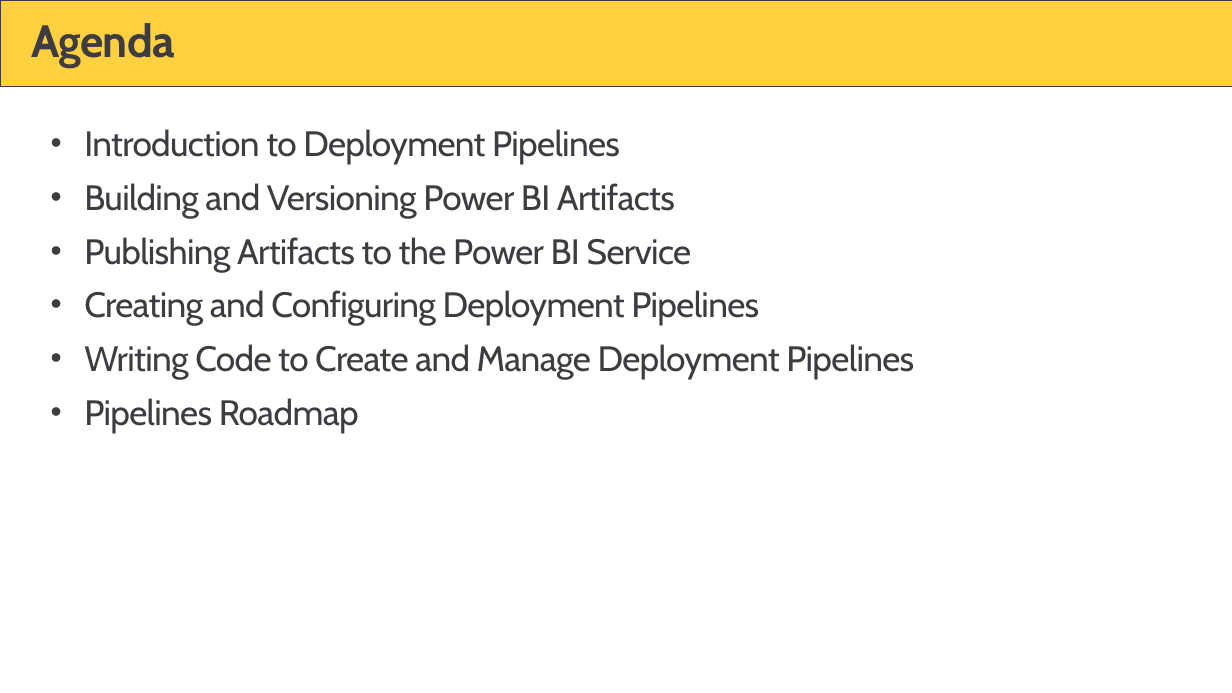
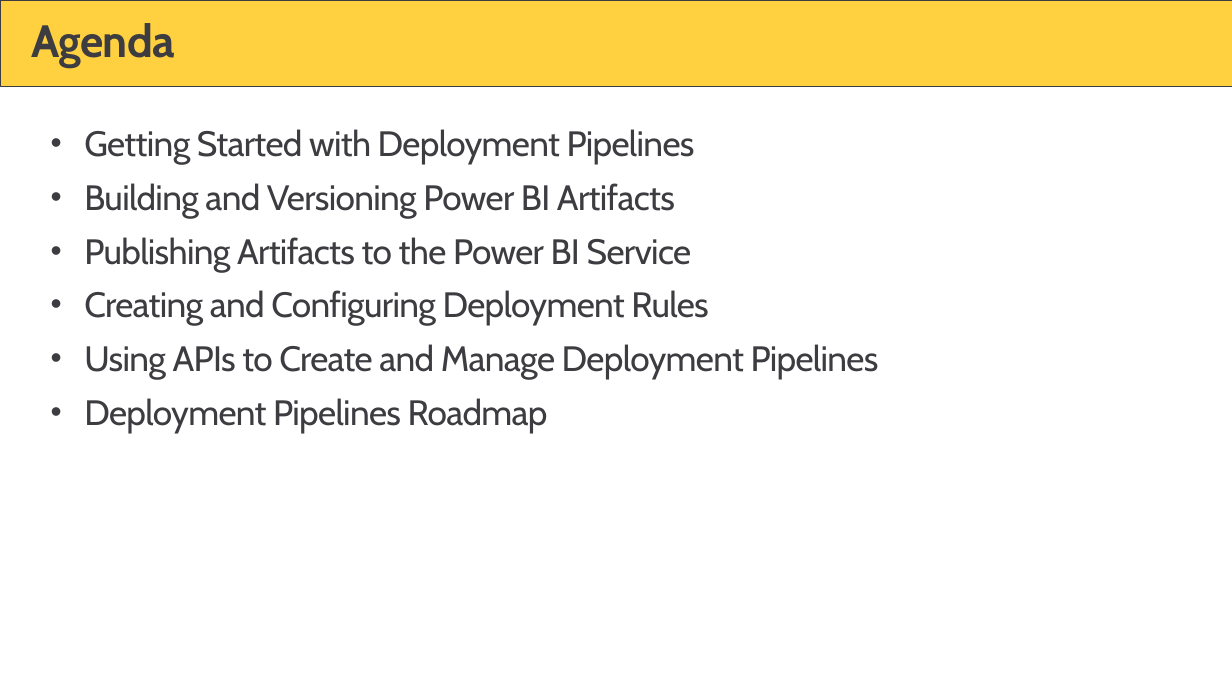
Before and after one commit to PowerBiDevCamp/Camp-Sessions, a slide deck: slide 5 of Session 15 - ALM in Power BI with Deployment Pipelines.pptx (slide 4 before the commit). Drawn at 1232x693 pixels with LibreOffice and Linux fonts; fonts in the diff are those of the drawing; background and template pictures are left out. Boxes give left, top, right and bottom in pixels: in the first picture for what was removed or moved away, otherwise in the second. Text is boxed around its words. In the diff, an @@ line names an element or a change of style, - is before the commit and + after.

```diff
--- a/Session 15 - ALM in Power BI with Deployment Pipelines.pptx
+++ b/Session 15 - ALM in Power BI with Deployment Pipelines.pptx
@@ text at (x1=84, y1=129, x2=695, y2=165): text changed @@
-• Introduction to Deployment Pipelines
+• Getting Started with Deployment Pipelines
@@ text at (x1=84, y1=290, x2=879, y2=433): text changed @@
-• Creating and Configuring Deployment Pipelines
-• Writing Code to Create and Manage Deployment Pipelines
-• Pipelines Roadmap
+• Creating and Configuring Deployment Rules
+• Using APIs to Create and Manage Deployment Pipelines
+• Deployment Pipelines Roadmap
```
Also in this commit, not shown: 23 other slides changed, 15 slides added, 12 slides removed.
